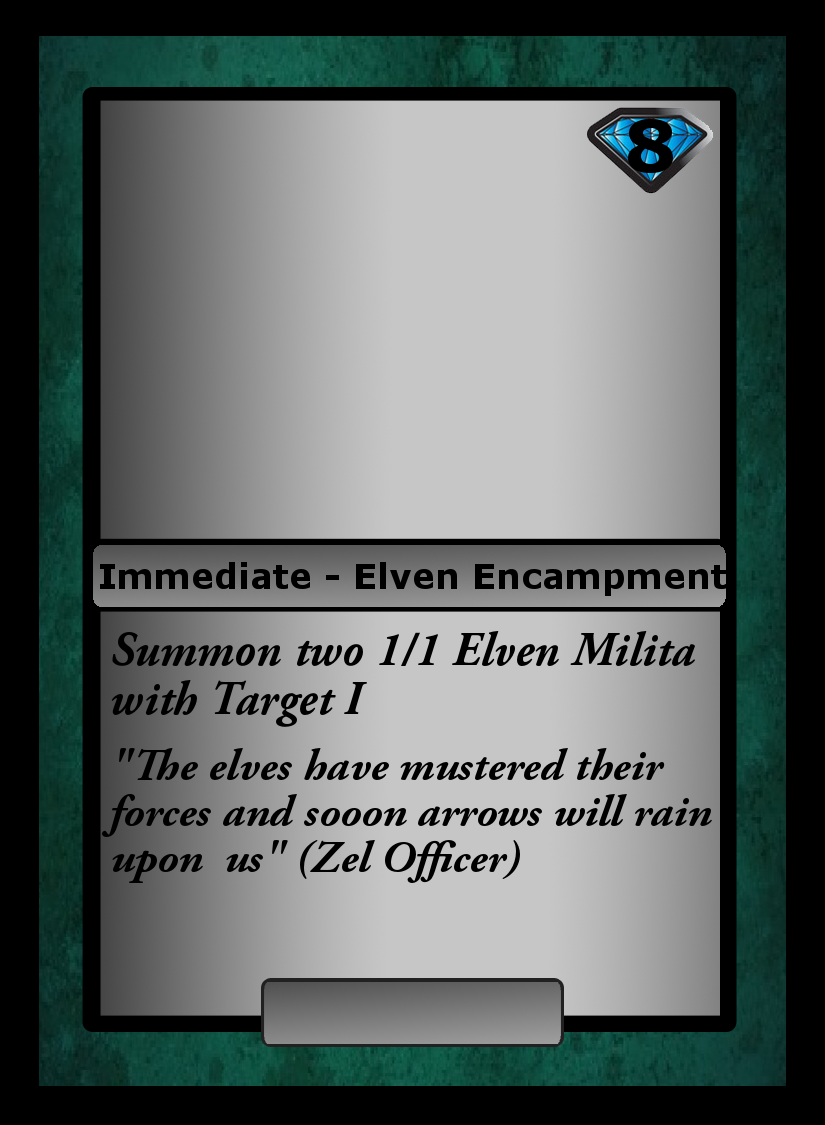
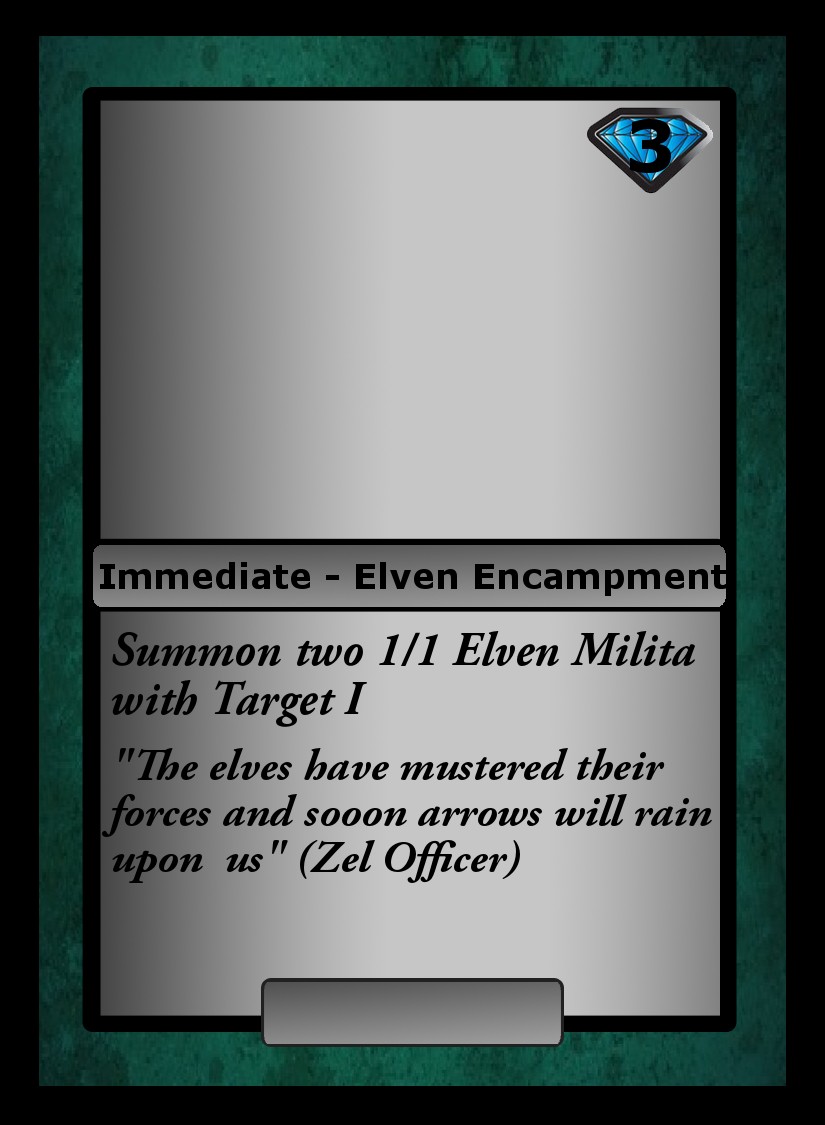
Layered file, before and after one edit (825x1125). Changes by layer:
renamed "8" to "3", painted on it over [628, 119, 673, 173]
